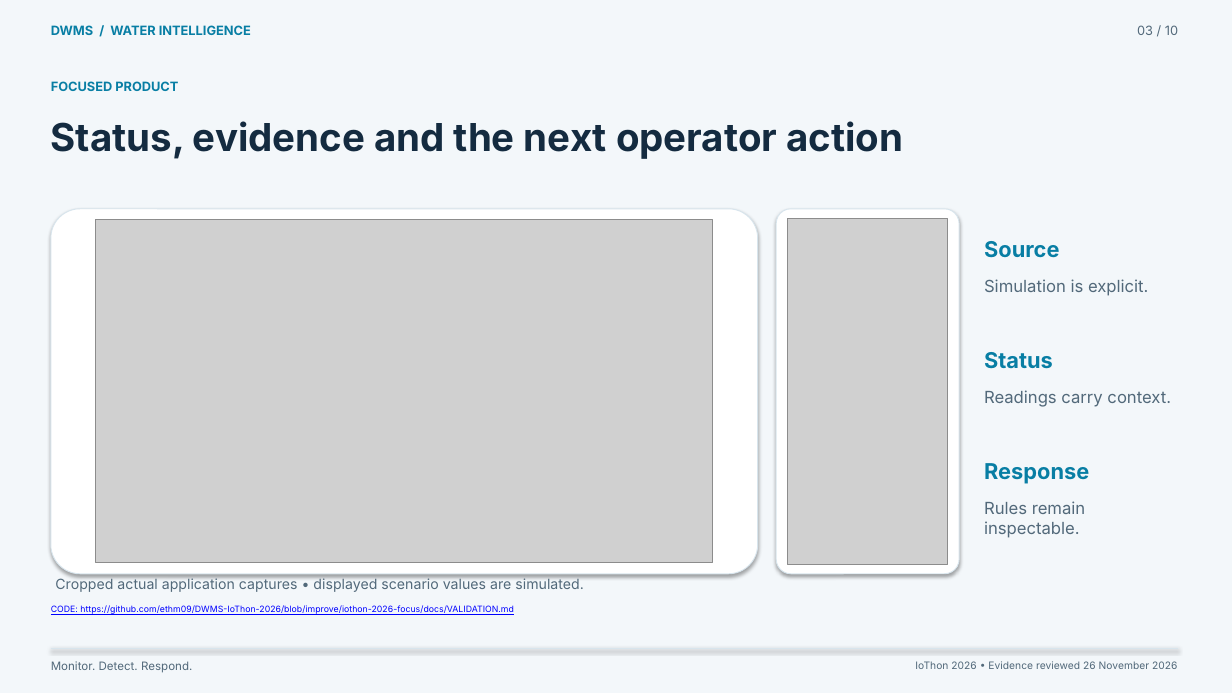
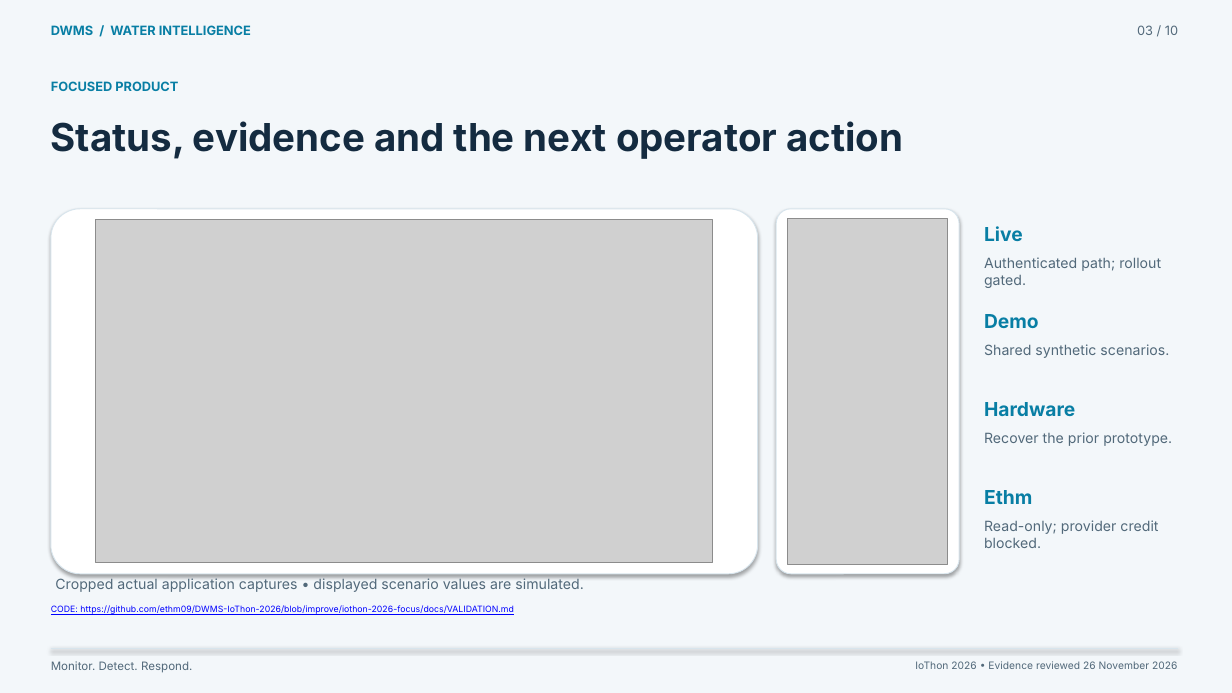
Before and after one commit to ethm09/DWMS-IoThon-2026, a slide deck: slide 3 of deliverables/DWMS-Pitch.pptx. Drawn at 1232x693 pixels with LibreOffice and Linux fonts; fonts in the diff are those of the drawing; grey boxes stand for pictures. Boxes give left, top, right and bottom in pixels: in the first picture for what was removed or moved away, otherwise in the second. Text is boxed around its words. In the diff, an @@ line names an element or a change of style, - is before the commit and + after.

Commit message:
Package published evidence, editable submissions and genuine demo recording

```diff
--- a/deliverables/DWMS-Pitch.pptx
+++ b/deliverables/DWMS-Pitch.pptx
@@ text at [984, 226, 1023, 241]: text changed; size 17 to 15 pt @@
-Source
+Live
@@ text at [984, 257, 1161, 288]: text changed; size 13 to 11 pt @@
-Simulation is explicit.
+Authenticated path; rollout gated.
@@ text at [984, 314, 1039, 328]: text changed; size 17 to 15 pt @@
-Status
+Demo
@@ text at [984, 344, 1169, 358]: text changed; size 13 to 11 pt @@
-Readings carry context.
+Shared synthetic scenarios.
@@ text at [984, 402, 1075, 416]: text changed; size 17 to 15 pt @@
-Response
+Hardware
@@ text at [984, 432, 1172, 446]: text changed; size 13 to 11 pt @@
-Rules remain inspectable.
+Recover the prior prototype.
@@ text added at [984, 490, 1032, 504], 15 pt, text #087EA4, bold @@
+Ethm
@@ text added at [984, 520, 1158, 548], 11 pt, text #52697A @@
+Read-only; provider credit blocked.
```
Also in this commit, not shown: 3 other slides changed, 15 other files.
